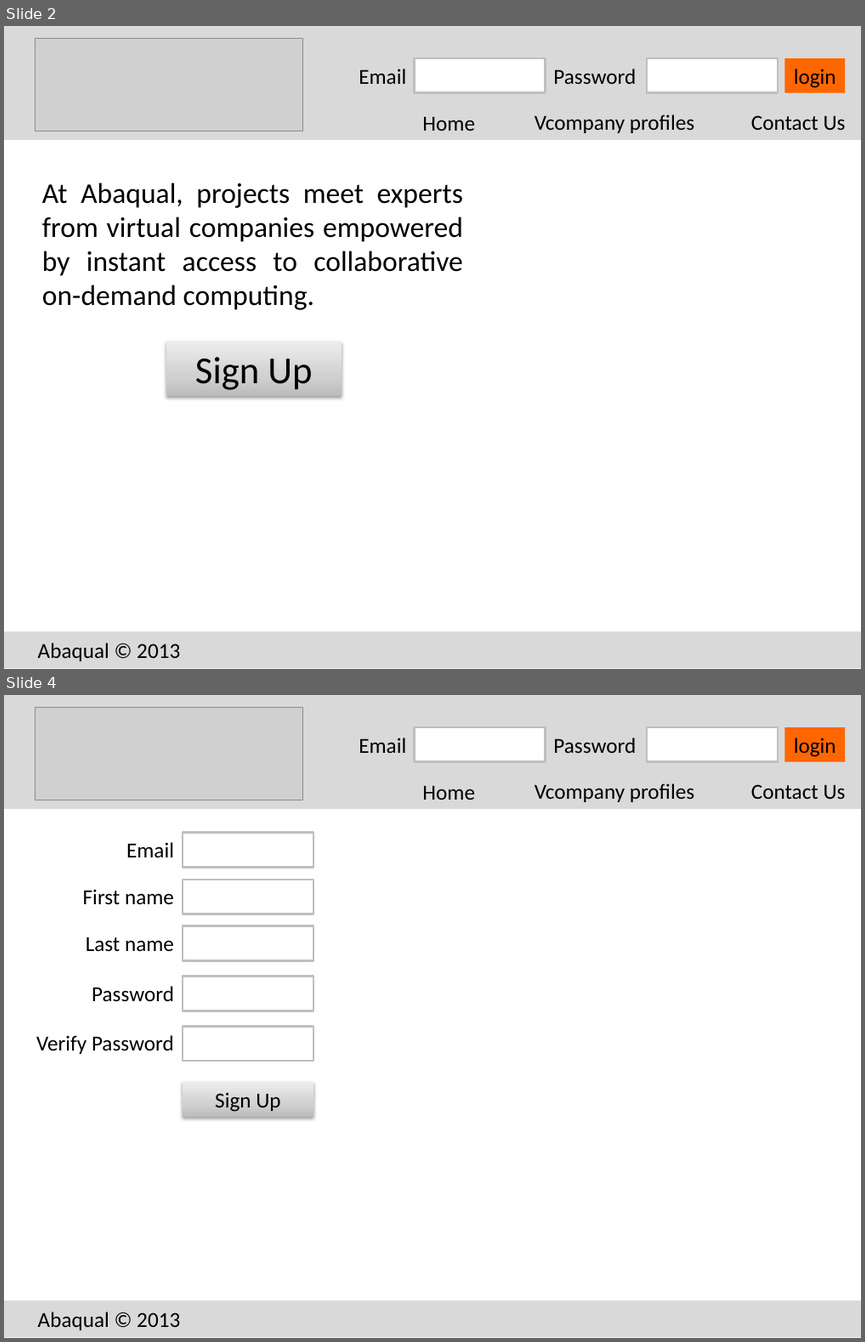
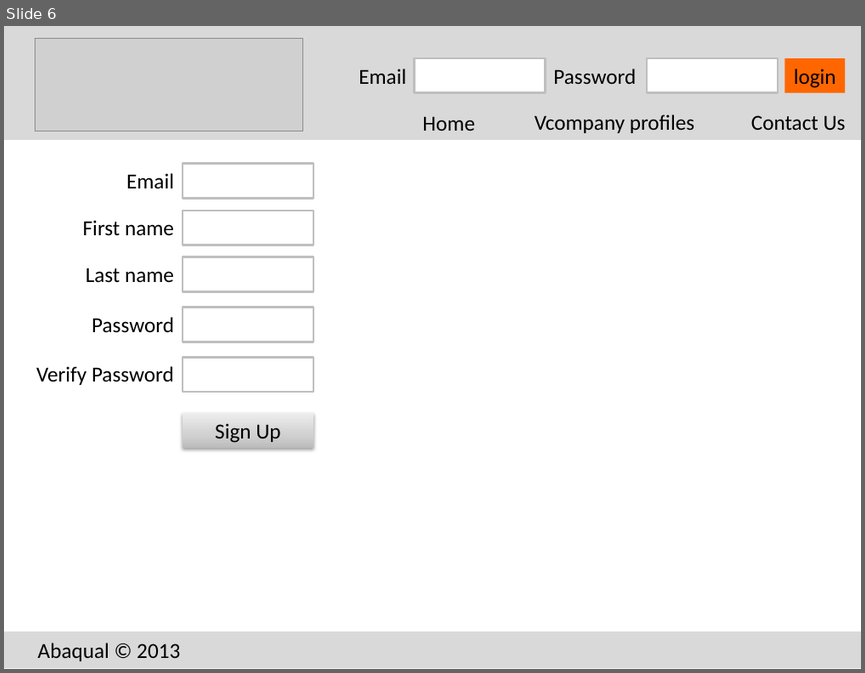
Before and after one commit to shoeybi/abq_web, a slide deck: WebsiteSketch.pptx. Shown one above the other, each under a label of ours: slides 2 and 4 before the commit, slide 6 after it; the slides between them are not shown. The pictures are 865x1342 and 865x673 pixels, drawn with LibreOffice and Linux fonts; fonts in the diff are those of the drawing; grey boxes stand for pictures. Boxes give left, top, right and bottom in pixels: in the first picture for what was removed or moved away, otherwise in the second. Text is boxed around its words. In the diff, an @@ line names an element or a change of style, - is before the commit and + after.

```diff
--- a/WebsiteSketch.pptx
+++ b/WebsiteSketch.pptx
@@ slide 2 removed at (4, 26, 861, 669), background #FFFFFF @@
@@ rectangle removed at (4, 26, 861, 140) @@
@@ picture removed at (35, 39, 302, 131) @@
@@ text removed at (358, 68, 406, 84) @@
-Email
@@ rectangle removed at (415, 58, 545, 93) @@
@@ text removed at (553, 68, 636, 84) @@
-Password
@@ rectangle removed at (647, 58, 778, 93) @@
@@ rectangle removed at (784, 58, 845, 93) @@
-login
@@ text removed at (422, 117, 475, 131) @@
-Home
@@ text removed at (534, 114, 694, 133) @@
-Vcompany profiles
@@ text removed at (751, 115, 846, 130) @@
-Contact Us
@@ text removed at (42, 182, 463, 310) @@
-At Abaqual, projects meet experts from virtual companies empowered by instant access to collaborative on-demand computing.
@@ rectangle removed at (166, 341, 341, 396) @@
-Sign Up
@@ rectangle removed at (4, 631, 861, 668) @@
@@ text removed at (38, 642, 180, 661) @@
-Abaqual © 2013
@@ what was slide 4 is now slide 6 @@
```
Also in this commit, not shown: 2 slides changed, 3 slides added.
